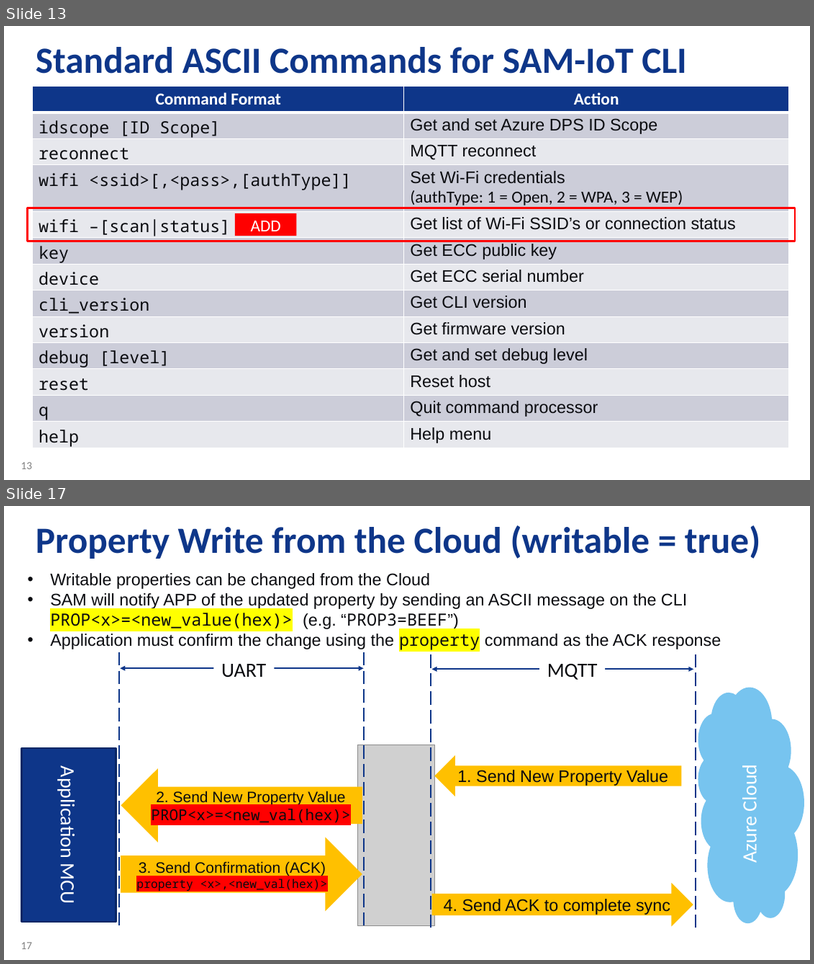
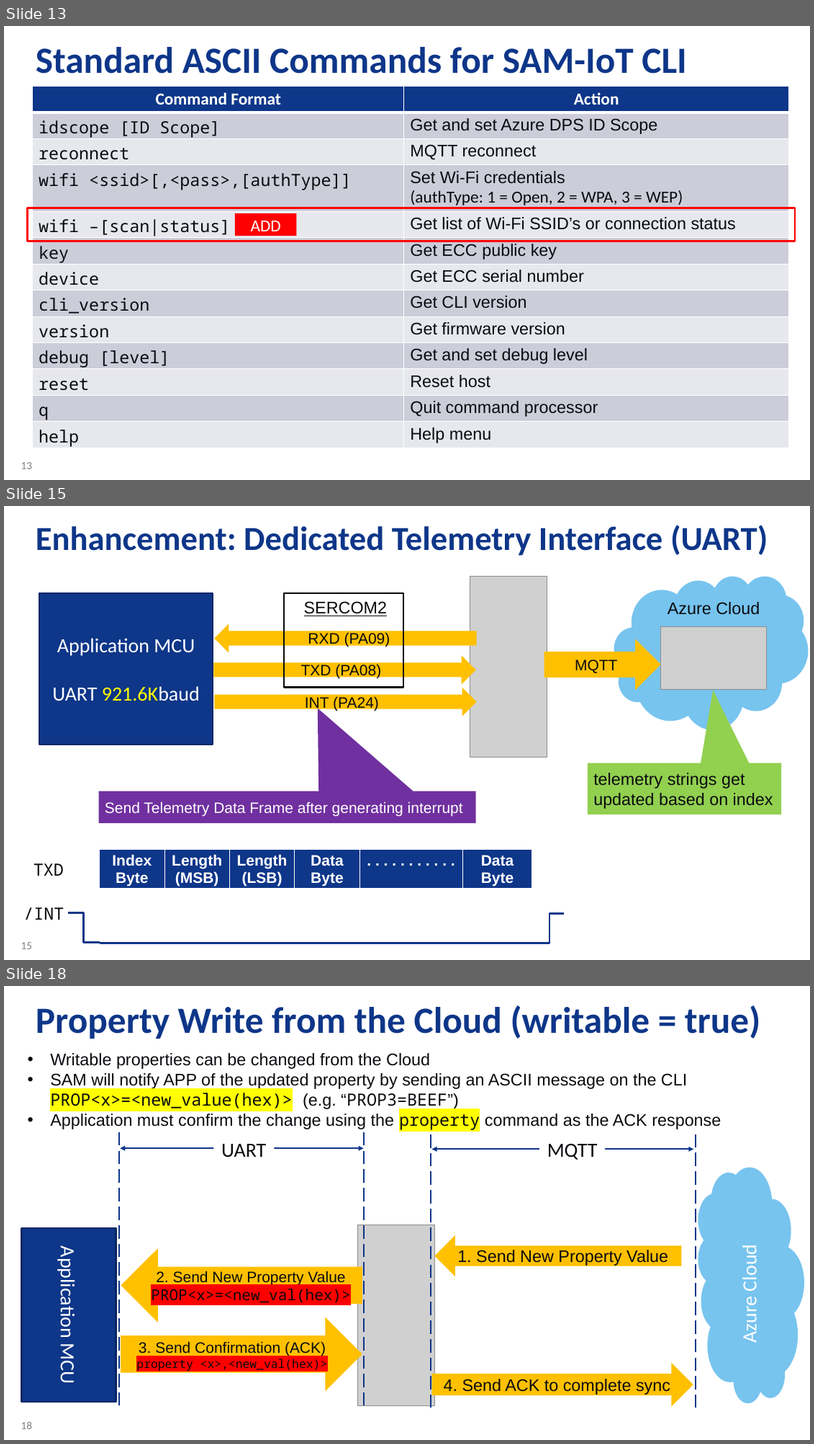
Before and after one commit to daisukeiot/Microchip-SAM-IoT-Wx-1, a slide deck: AO-Smith-MSFT-MCHP-r6.pptx. Shown one above the other, each under a label of ours: slides 13 and 17 before the commit, slides 13, 15 and 18 after it; the slides between them are not shown. The pictures are 814x964 and 814x1444 pixels, drawn with LibreOffice and Linux fonts; fonts in the diff are those of the drawing; grey boxes stand for pictures; background and template pictures are left out. Boxes give left, top, right and bottom in pixels: in the first picture for what was removed or moved away, otherwise in the second. Text is boxed around its words. In the diff, an @@ line names an element or a change of style, - is before the commit and + after.

```diff
--- a/AO-Smith-MSFT-MCHP-r6.pptx
+++ b/AO-Smith-MSFT-MCHP-r6.pptx
@@ slide 15 added at <box>4,506,810,960</box>, background #FFFFFF; not listed: 1 template element that a slide beside it also shows @@
@@ title added at <box>36,525,768,556</box>, 40 pt, text #0E3689, bold @@
+Enhancement: Dedicated Telemetry Interface (UART)
@@ picture added at <box>471,576,548,757</box> @@
@@ cloud added at <box>615,576,808,729</box>, fill #77C4EF @@
@@ rectangle added at <box>40,593,214,744</box>, fill #0E3689, outline #0A2865 2 pt, 24 pt, text #FFFFFF @@
+Application MCU
+UART 921.6Kbaud
@@ rectangle added at <box>284,593,404,687</box>, outline #0A0B0F 2 pt @@
@@ text added at <box>304,601,388,616</box>, 20 pt, text #0A0B0F, underline @@
+SERCOM2
@@ text added at <box>668,602,760,615</box>, 20 pt, text #0A0B0F @@
+Azure Cloud
@@ left arrow added at <box>214,624,477,653</box>, fill #FFC000, 18 pt, text #0A0B0F @@
+RXD (PA09)
@@ picture added at <box>661,626,767,690</box> @@
@@ right arrow added at <box>214,656,476,685</box>, fill #FFC000, 18 pt, text #0A0B0F @@
+TXD (PA08)
@@ right arrow added at <box>545,638,661,690</box>, fill #FFC000, 18 pt, text #0A0B0F @@
+MQTT
@@ right arrow added at <box>214,687,477,716</box>, fill #FFC000, 18 pt, text #0A0B0F @@
+INT (PA24)
@@ speech box added at <box>588,763,782,815</box>, fill #92D050, 20 pt, text #0A0B0F @@
+telemetry strings get updated based on index
@@ speech box added at <box>99,791,476,823</box>, fill #7030A0, 18 pt, text #FFFFFF @@
+Send Telemetry Data Frame after generating interrupt
@@ table added at <box>100,849,533,891</box>, 1 rows, 6 columns @@
+Index / Byte | Length / (MSB) | Length / (LSB) | Data Byte | . . . . . . . . . . . | Data Byte
@@ text added at <box>34,863,64,875</box>, 20 pt, text #0A0B0F @@
+TXD
@@ text added at <box>23,907,64,919</box>, 20 pt, text #0A0B0F @@
+/INT
@@ elbow line added from (68, 913) to (100, 942), #0E3689 2 pt @@
@@ elbow line added from (564, 913) to (533, 943), #0E3689 2 pt @@
@@ line added from (100, 943) to (537, 943), #0E3689 2 pt @@
@@ what was slide 17 is now slide 18 @@
@@ page number at <box>21,1422,32,1429</box>: text changed @@
-17
+18
```
Also in this commit, not shown: 5 slides changed.
